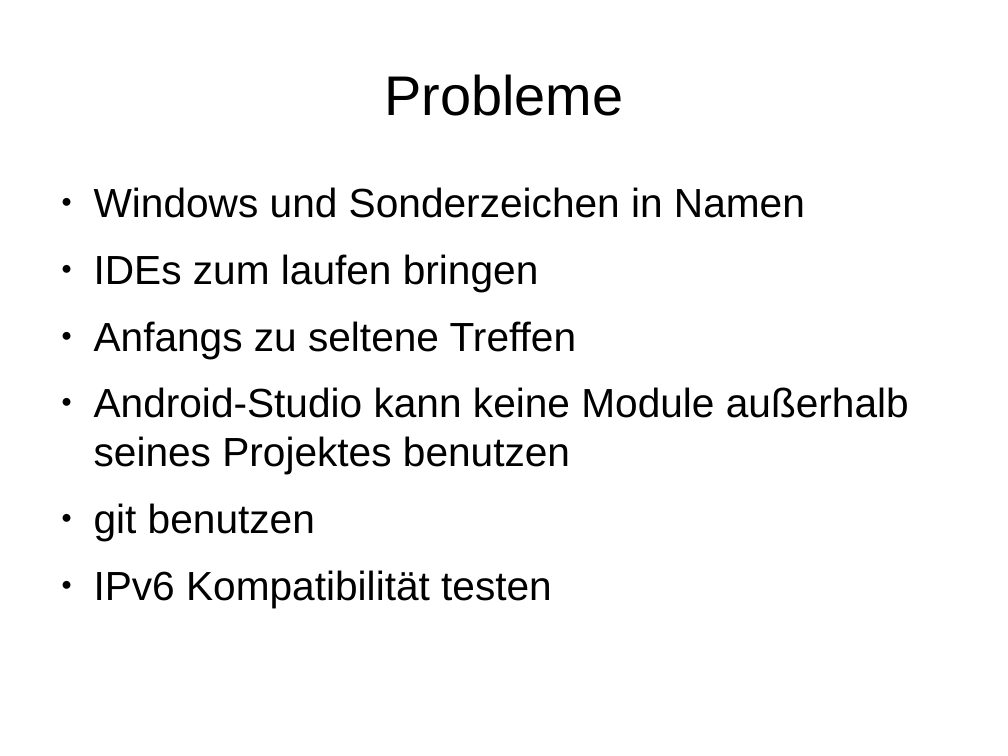
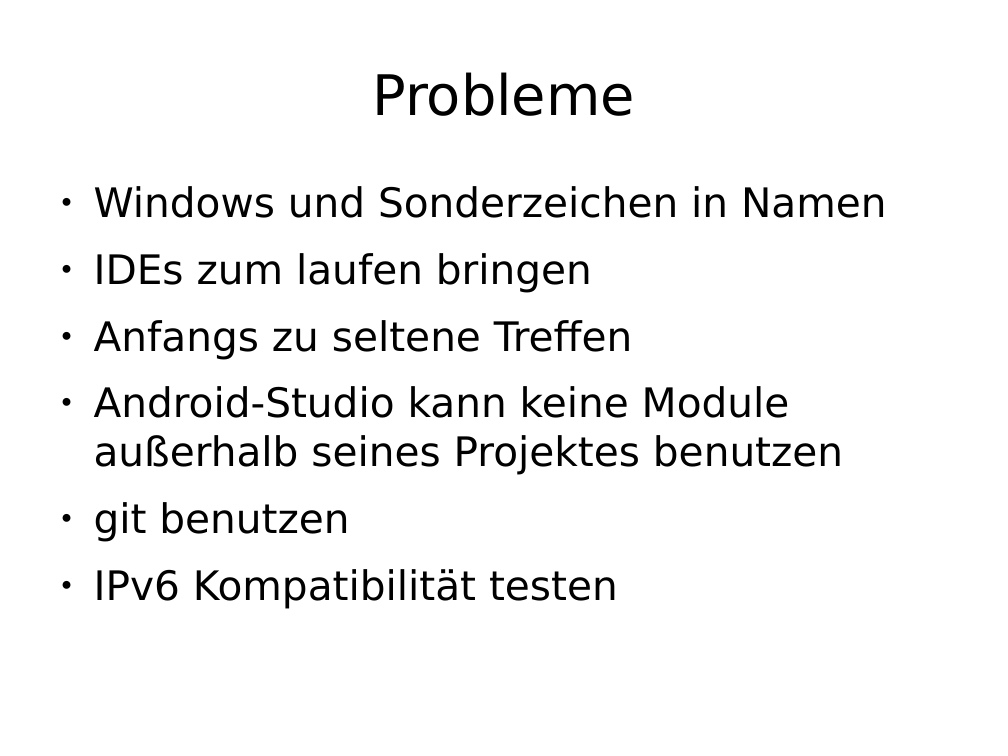
Before and after one commit to enra64/psychic-giggle, a slide deck: slide 10 of zwischenstand anfang dezember.odp (slide 9 before the commit). Drawn at 1008x756 pixels with LibreOffice and Linux fonts; fonts in the diff are those of the drawing. Boxes give left, top, right and bottom in pixels: in the first picture for what was removed or moved away, otherwise in the second. Text is boxed around its words. In the diff, an @@ line names an element or a change of style, - is before the commit and + after.

```diff
--- a/zwischenstand anfang dezember.odp
+++ b/zwischenstand anfang dezember.odp
@@ title "Probleme" at (x1=372, y1=72, x2=635, y2=116): font Arial to DejaVu Sans @@
@@ text "Windows und Sonderzeichen in Namen" at (x1=94, y1=186, x2=887, y2=608): font Arial to DejaVu Sans @@
```
Also in this commit, not shown: 8 other slides changed, 2 slides added, 1 slide removed.
